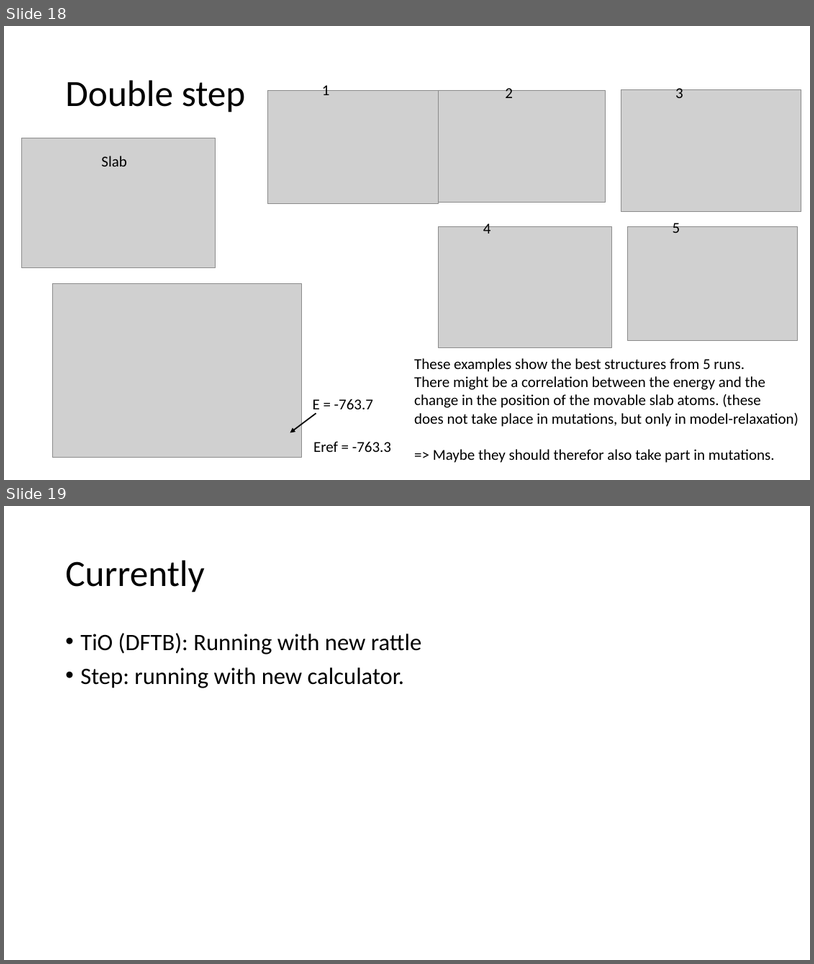
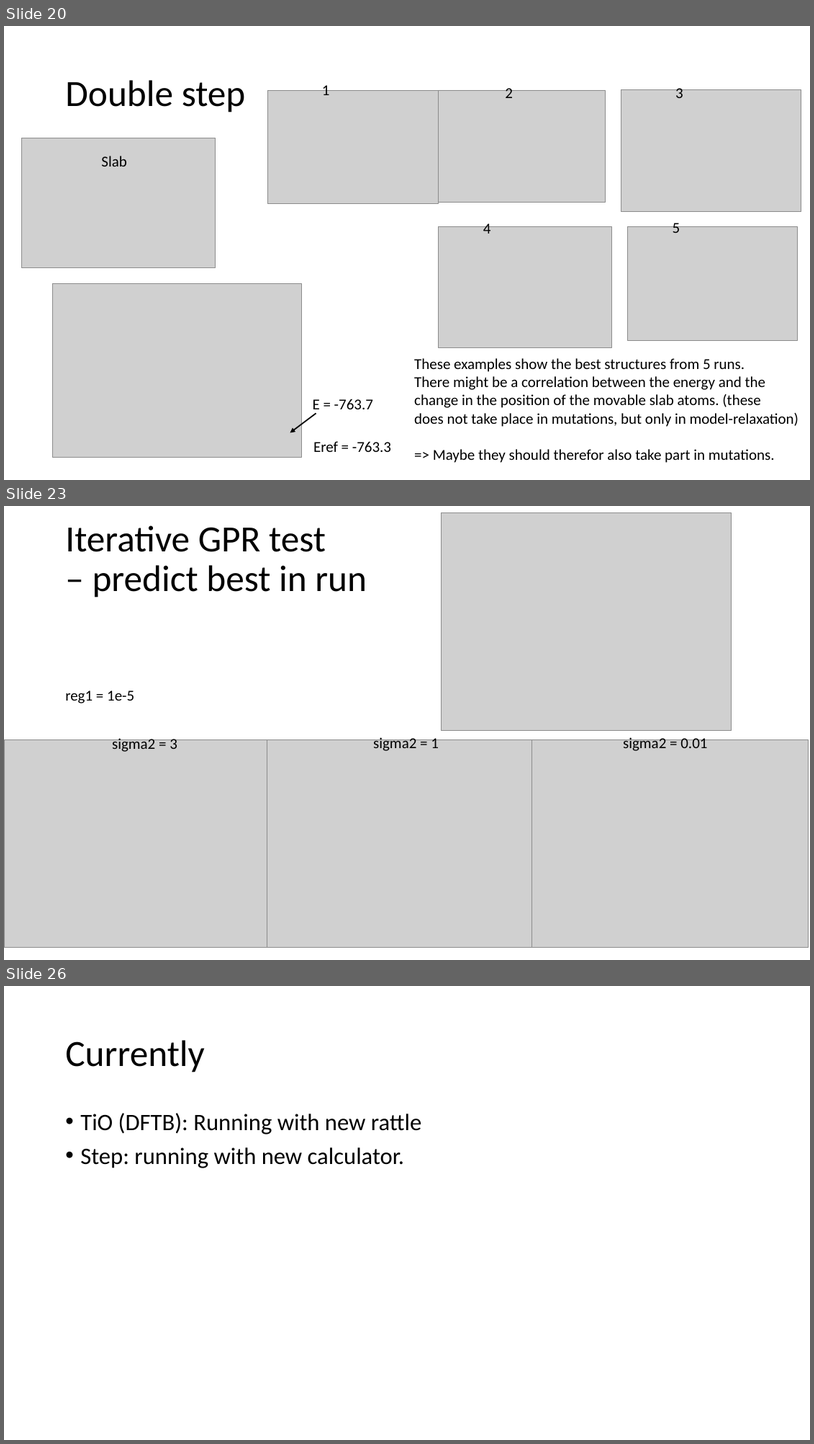
Before and after one commit to MaltheBisbo/learningForces, a slide deck: progress.pptx. Shown one above the other, each under a label of ours: slides 18 and 19 before the commit, slides 20, 23 and 26 after it; the slides between them are not shown. The pictures are 814x964 and 814x1444 pixels, drawn with LibreOffice and Linux fonts; fonts in the diff are those of the drawing; grey boxes stand for pictures. Boxes give left, top, right and bottom in pixels: in the first picture for what was removed or moved away, otherwise in the second. Text is boxed around its words. In the diff, an @@ line names an element or a change of style, - is before the commit and + after.

```diff
--- a/progress.pptx
+++ b/progress.pptx
@@ slide 23 added at (x1=4, y1=506, x2=810, y2=960), background #FFFFFF @@
@@ title added at (x1=65, y1=525, x2=367, y2=597), 44 pt, text #000000 @@
+Iterative GPR test
+– predict best in run
@@ picture added at (x1=441, y1=512, x2=732, y2=731) @@
@@ text added at (x1=65, y1=690, x2=134, y2=703), 18 pt, text #000000 @@
+reg1 = 1e-5
@@ picture added at (x1=4, y1=739, x2=280, y2=947) @@
@@ text added at (x1=112, y1=736, x2=178, y2=752), 18 pt, text #000000 @@
+sigma2 = 3
@@ picture added at (x1=267, y1=739, x2=543, y2=947) @@
@@ text added at (x1=373, y1=736, x2=439, y2=751), 18 pt, text #000000 @@
+sigma2 = 1
@@ picture added at (x1=532, y1=739, x2=808, y2=947) @@
@@ text added at (x1=623, y1=736, x2=707, y2=751), 18 pt, text #000000 @@
+sigma2 = 0.01
@@ what was slide 18 is now slide 20 @@
@@ what was slide 19 is now slide 26 @@
```
Also in this commit, not shown: 1 slide changed, 6 other slides added.
